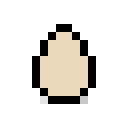
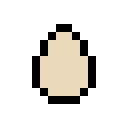
Before/after of a (128, 128) layered artwork. What changed in the layer stack:
painted on "Layer 0" over 40, 96, 88, 104
